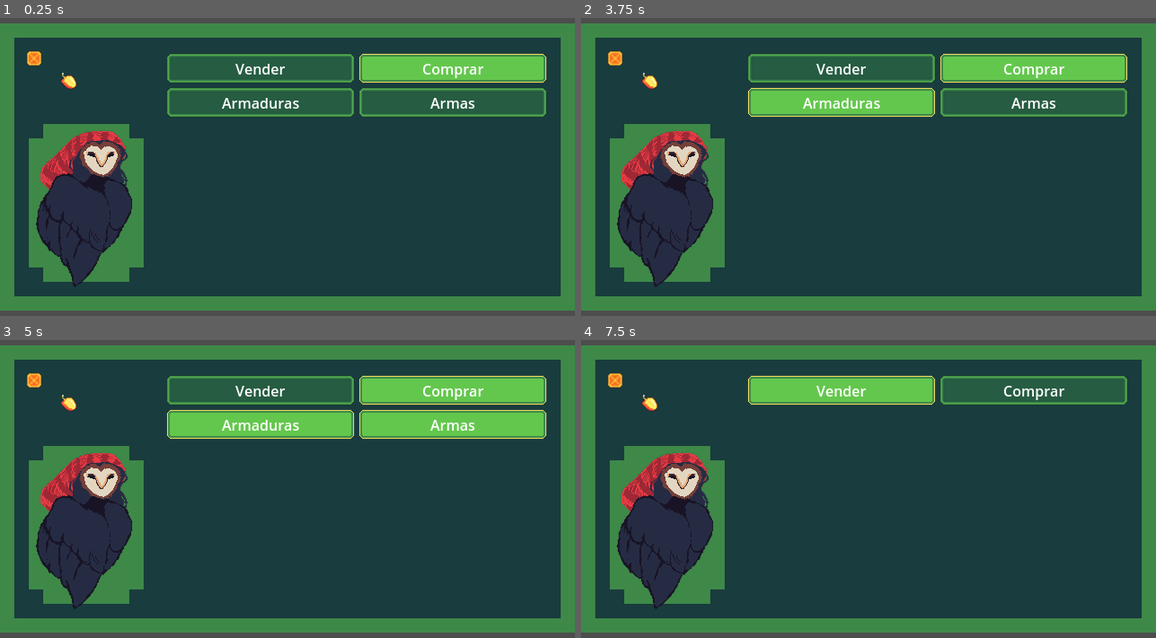
Above: before the commit, frames 1-4 (two rows, left to right).
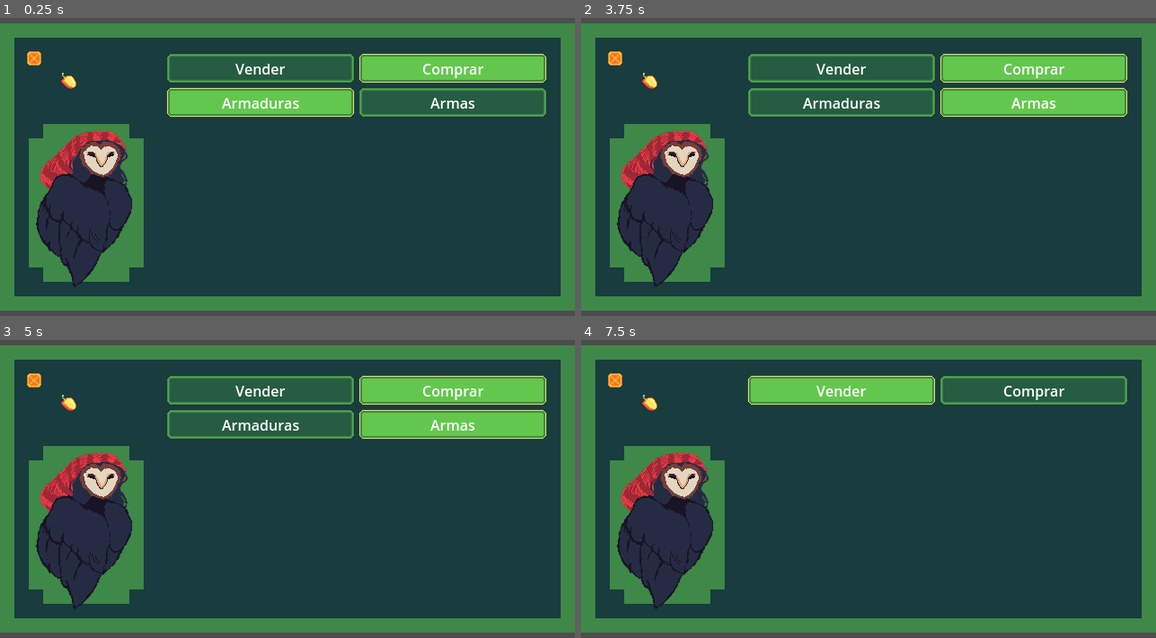
Above: after the commit, the same moments.

Repository: SamuelMTL/AmazonProject
Game: Godot game, scene res://Components/MatintaShopComponent/MatintaShop.tscn
Two runs of this game, one before a commit and one after it. Both use one fixed random seed, a clock stepped at 60 frames per second and the inputs below. This scene is started directly instead of the project's main scene.
Inputs (mouse positions are in pixels of both pictures, inside the frame that each line leads up to):
- Up to frame 1 (0.25 s): no input
- Up to frame 2 (3.75 s): click "Vender" at 0.5 s; click "Comprar" at 1.25 s; click "Armaduras" at 2 s; click "Armas" at 2.75 s; tap Enter at 3.5 s; move the mouse to (995, 152) at 3.52 s; hold Right (ui_right) from 3.53 s (still down); tap R (BoitataPower) at 3.6 s
- Up to frame 3 (5 s): tap Space at 4.25 s; move the mouse to (172, 503) at 4.27 s; release Right (ui_right) at 4.28 s; hold Down (ui_down) from 4.28 s (still down); tap Q (CurupiraPower) at 4.35 s
- Up to frame 4 (7.5 s): tap Enter at 5, 6.5 s; move the mouse to (926, 417) at 5.02 s; release Down (ui_down) at 5.03 s; hold Right (ui_right) 5.03-5.78 s; tap H (Habilidades) at 5.1 s; tap Space at 5.75, 7.25 s; move the mouse to (839, 554) at 5.77 s; hold Up (ui_up) 5.78-6.53 s; tap E (IaraPower) at 5.85 s; move the mouse to (1041, 536) at 6.52 s; hold Left (ui_left) from 6.53 s (still down); click (1041, 536) at 6.6 s; move the mouse to (696, 441) at 7.27 s; tap 3 (equip_boleadeira) at 7.35 s

The runs differ from the first frame. In frame 1, 2.8% of the frame differs, in the area x 29-62%, y 23-34%; in frame 2, 5.6%, in the area x 29-95%, y 23-34%; in frame 3, 2.8%; in frame 4, nothing differs.

Commit message:
logica dos botoes

Diff:
--- a/amazonproject/Components/MatintaShopComponent/MatintaShop.tscn
+++ b/amazonproject/Components/MatintaShopComponent/MatintaShop.tscn
@@ -113,6 +113,7 @@
 [node name="ArmadurasButton" type="TextureButton" parent="TextureRect/VBoxContainer/ComprarContainer/HBoxContainer"]
 layout_mode = 2
 toggle_mode = true
+button_pressed = true
 texture_normal = ExtResource("3_bn3um")
 texture_pressed = ExtResource("4_b6s0f")
 
@@ -154,13 +155,24 @@
 mouse_filter = 1
 text = "Armas"
 
-[node name="ScrollContainer" type="ScrollContainer" parent="TextureRect/VBoxContainer/ComprarContainer"]
+[node name="ArmadurasScrollContainer" type="ScrollContainer" parent="TextureRect/VBoxContainer/ComprarContainer"]
 layout_mode = 2
 size_flags_vertical = 3
 
-[node name="VBoxContainer" type="VBoxContainer" parent="TextureRect/VBoxContainer/ComprarContainer/ScrollContainer"]
+[node name="VBoxContainer" type="VBoxContainer" parent="TextureRect/VBoxContainer/ComprarContainer/ArmadurasScrollContainer"]
+layout_mode = 2
+size_flags_vertical = 3
+
+[node name="ArmasScrollContainer" type="ScrollContainer" parent="TextureRect/VBoxContainer/ComprarContainer"]
+visible = false
+layout_mode = 2
+size_flags_vertical = 3
+
+[node name="VBoxContainer" type="VBoxContainer" parent="TextureRect/VBoxContainer/ComprarContainer/ArmasScrollContainer"]
 layout_mode = 2
 size_flags_vertical = 3
 
 [connection signal="pressed" from="TextureRect/VBoxContainer/HBoxContainer/VBoxContainer/VenderButton" to="." method="_on_vender_button_pressed"]
 [connection signal="pressed" from="TextureRect/VBoxContainer/HBoxContainer/VBoxContainer2/ComprarButton" to="." method="_on_comprar_button_pressed"]
+[connection signal="pressed" from="TextureRect/VBoxContainer/ComprarContainer/HBoxContainer/ArmadurasButton" to="." method="_on_armaduras_button_pressed"]
+[connection signal="pressed" from="TextureRect/VBoxContainer/ComprarContainer/HBoxContainer/ArmasButton" to="." method="_on_armas_button_pressed"]
--- a/amazonproject/Components/MatintaShopComponent/matinta_shop.gd
+++ b/amazonproject/Components/MatintaShopComponent/matinta_shop.gd
@@ -7,6 +7,9 @@
 
 @onready var vender_container = $TextureRect/VBoxContainer/VenderContainer
 @onready var comprar_container = $TextureRect/VBoxContainer/ComprarContainer
+
+@onready var armaduras_container = $TextureRect/VBoxContainer/ComprarContainer/ArmadurasScrollContainer
+@onready var armas_container = $TextureRect/VBoxContainer/ComprarContainer/ArmasScrollContainer
 
 var collectibles_prices = {
 	"Resina Ancestral": 2,
@@ -95,9 +98,28 @@
 	elif vender_button.button_pressed == false and comprar_button.button_pressed == true:
 		vender_container.visible = false
 		comprar_container.visible = true
+
+		if armaduras_button.button_pressed == true and armas_button.button_pressed == false:
+			armaduras_container.visible = true
+			armas_container.visible = false
+		elif armaduras_button.button_pressed == false and armas_button.button_pressed == true:
+			armaduras_container.visible = false
+			armas_container.visible = true
+		else:
+			corrigir_botoes()
 	else:
 		corrigir_botoes()
 
 func corrigir_botoes():
 	vender_button.button_pressed = true
 	comprar_button.button_pressed = false
+
+
+func _on_armaduras_button_pressed() -> void:
+	armaduras_button.button_pressed = true
+	armas_button.button_pressed = false
+
+
+func _on_armas_button_pressed() -> void:
+	armaduras_button.button_pressed = false
+	armas_button.button_pressed = true
